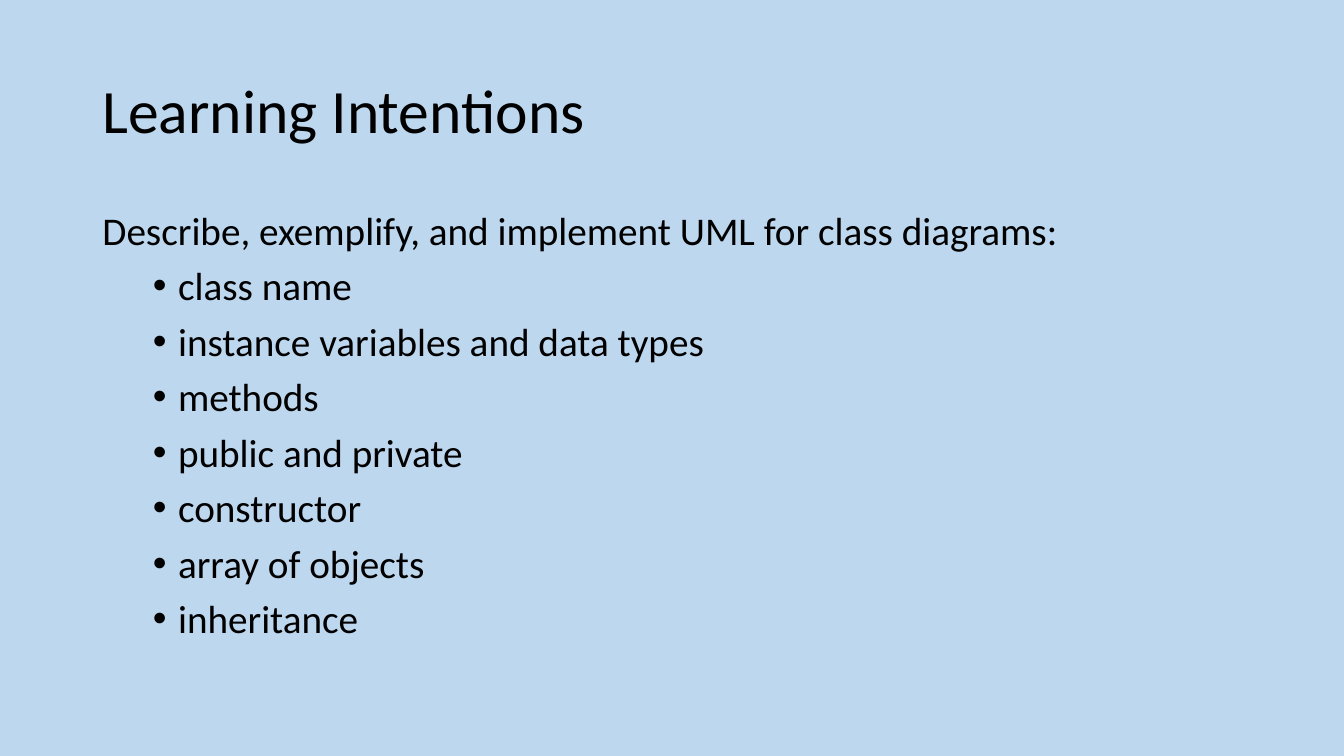
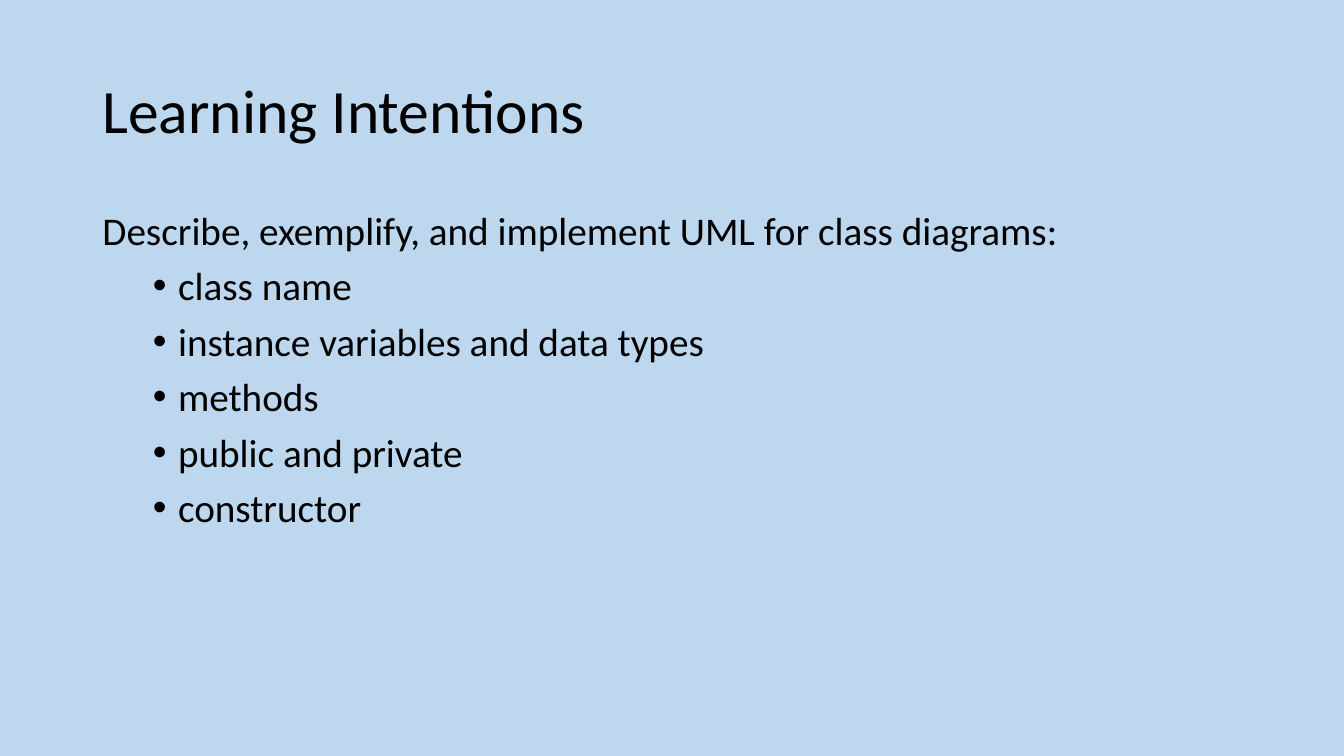
Before and after one commit to MrFriendCS/MrFriendCS.github.io, a slide deck: slide 16 of ah-cs/sdd/AH CS SDD Slides.pptx. Drawn at 1344x756 pixels with LibreOffice and Linux fonts; fonts in the diff are those of the drawing. Boxes give left, top, right and bottom in pixels: in the first picture for what was removed or moved away, otherwise in the second. Text is boxed around its words. In the diff, an @@ line names an element or a change of style, - is before the commit and + after.

```diff
--- a/ah-cs/sdd/AH CS SDD Slides.pptx
+++ b/ah-cs/sdd/AH CS SDD Slides.pptx
@@ text at [178, 550, 424, 634]: paragraphs removed @@
-  • array of objects
-  • inheritance
```
Also in this commit, not shown: 4 other slides changed, 4 slides added, 2 other files.
